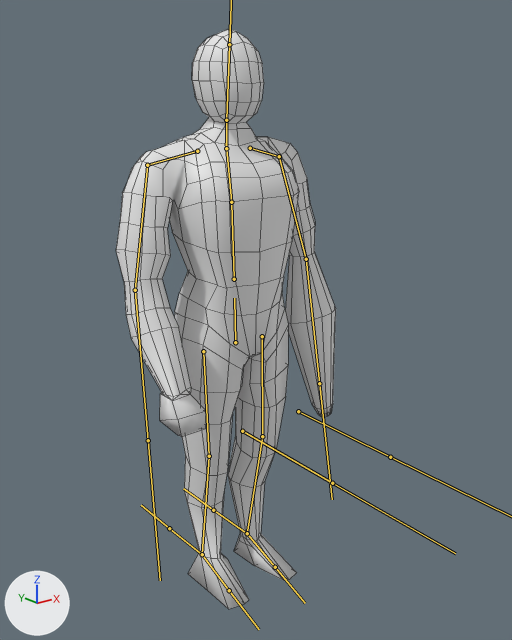
The FBX model Hayes_Ethan_collab/Assets/Models/Player/PlayerModel.fbx as it was, and as the next commit left it.
Rendered twice from a 50 mm lens placed at (-1.57, -2.13, 1.84), pointed at (0.06, -0.1, 1.03). The lights are fixed; the arrows at lower left show +X, +Y and +Z. The bones that bend it are drawn over the model as lines. Mesh edges are drawn as thin lines.
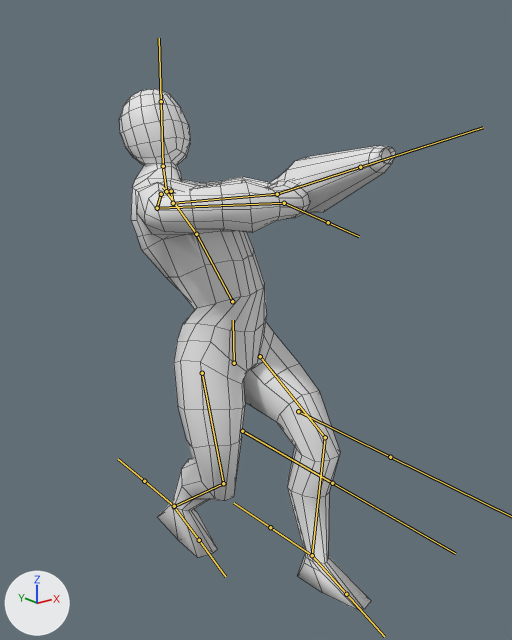
The newer file adds an action. The first version stands in its rest pose; the second is drawn at frame 5 of the action 'Armature|HeavyShoot'.

Changed parts and their boxes (x1, y1, x2, y2) in the pictures (512 x 640 px):
'Mesh', posed (25% wider, 10% shorter): before (116, 29, 336, 609); after (120, 89, 396, 611)
bone 'Hips', root to tip: before (235, 342) to (234, 298); after (234, 363) to (233, 320)
bone 'Spine', root to tip: before (234, 279) to (231, 202); after (232, 301) to (196, 234)
bone 'Neck', root to tip: before (226, 148) to (226, 120); after (166, 191) to (163, 166)
bone 'UpperArm.L', root to tip: before (279, 156) to (306, 259); after (173, 203) to (277, 194)
bone 'LowerArm.L', root to tip: before (306, 259) to (319, 383); after (277, 194) to (360, 167)
bone 'Shoulder.R', root to tip: before (197, 151) to (147, 165); after (161, 194) to (157, 208)
bone 'UpperArm.R', root to tip: before (147, 165) to (135, 290); after (157, 208) to (284, 203)
bone 'LowerArm.R', root to tip: before (135, 290) to (148, 440); after (284, 203) to (328, 222)
bone 'Thigh.L', root to tip: before (262, 336) to (262, 436); after (260, 356) to (325, 437)
bone 'Calf.L', root to tip: before (262, 436) to (247, 533); after (325, 437) to (312, 555)
bone 'Foot.L', root to tip: before (247, 533) to (275, 567); after (312, 555) to (346, 594)
bone 'Thigh.R', root to tip: before (203, 351) to (209, 456); after (202, 373) to (223, 483)
bone 'Calf.R', root to tip: before (209, 456) to (202, 554); after (223, 483) to (174, 506)
bone 'Foot.R', root to tip: before (202, 554) to (229, 590); after (174, 506) to (199, 540)

The edits, one by one:
Bone 'Hips' (bone_hips) moves from (0.0, 0.0, 0.0) to (-0.002, -0.091, -0.011).
Bone 'Spine' (bone_spine) turns from (0, 0, 0) to (-30, 49, -5) degrees about its own x, y and z.
Bone 'Neck' (bone_neck) turns from (0, 0, 0) to (15, -1, -21) degrees about its own x, y and z.
Bone 'UpperArm.L' (bone_upperarm_l) turns from (0, 0, 0) to (62, 2, -6) degrees about its own x, y and z.
Bone 'LowerArm.L' (bone_lowerarm_l) turns from (0, 0, 0) to (26, 55, -22) degrees about its own x, y and z.
Bone 'Shoulder.R' (bone_shoulder_r) turns from (0, 0, 0) to (13, -3, -1) degrees about its own x, y and z.
Bone 'UpperArm.R' (bone_upperarm_r) turns from (0, 0, 0) to (60, -4, 6) degrees about its own x, y and z.
Bone 'LowerArm.R' (bone_lowerarm_r) turns from (0, 0, 0) to (-1, 3, 46) degrees about its own x, y and z.
Bone 'Thigh.L' (bone_thigh_l) turns from (0, 0, 0) to (58, -1, 1) degrees about its own x, y and z.
Bone 'Calf.L' (bone_calf_l) turns from (0, 0, 0) to (-51, -1, -3) degrees about its own x, y and z.
Bone 'Foot.L' (bone_foot_l) turns from (0, 0, 0) to (-8, 1, 1) degrees about its own x, y and z.
Bone 'Thigh.R' (bone_thigh_r) turns from (0, 0, 0) to (16, -1, -2) degrees about its own x, y and z.
Bone 'Calf.R' (bone_calf_r) turns from (0, 0, 0) to (-59, 2, 3) degrees about its own x, y and z.
Bone 'Foot.R' (bone_foot_r) turns from (0, 0, 0) to (40, -1, -2) degrees about its own x, y and z.
